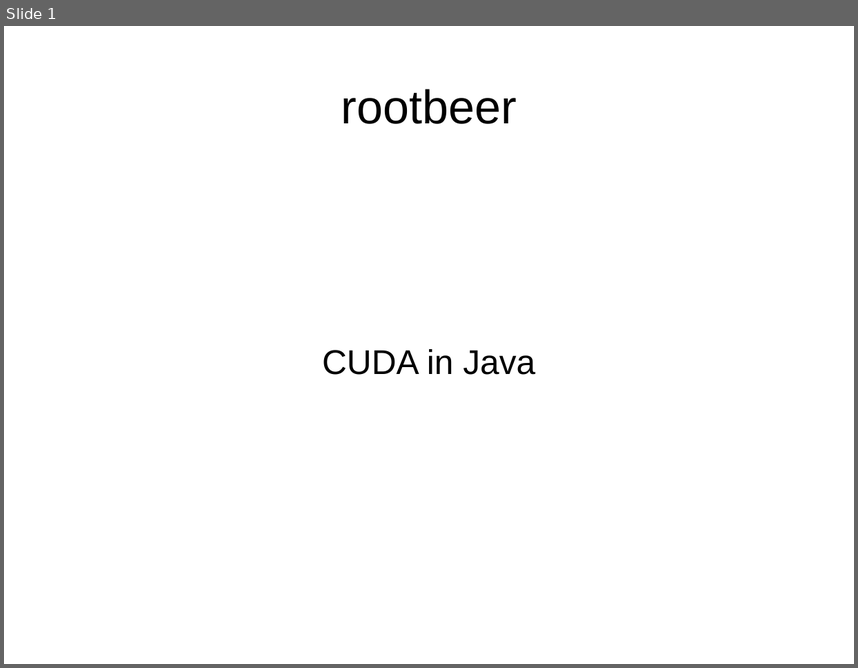
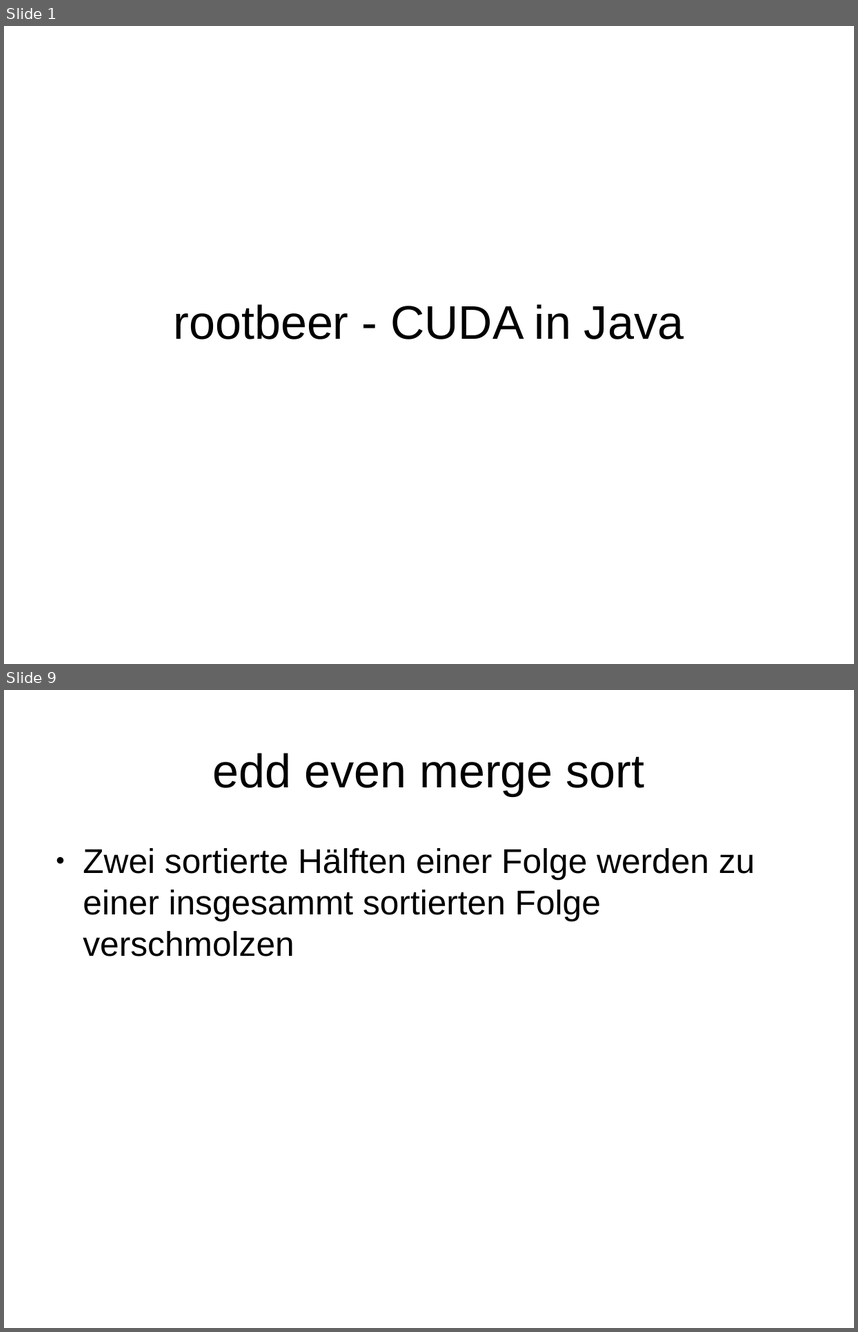
Before and after one commit to Plastefuchs/rootbeer-perf, a slide deck: docs/rootbeer Präsentation.odp. Shown one above the other, each under a label of ours: slide 1 before the commit, slides 1 and 9 after it; the slides between them are not shown. The pictures are 858x668 and 858x1332 pixels, drawn with LibreOffice and Linux fonts; fonts in the diff are those of the drawing. Boxes give left, top, right and bottom in pixels: in the first picture for what was removed or moved away, otherwise in the second. Text is boxed around its words. In the diff, an @@ line names an element or a change of style, - is before the commit and + after.

```diff
--- a/docs/rootbeer Präsentation.odp
+++ b/docs/rootbeer Präsentation.odp
@@ slide 9 added at <box>4,690,854,1328</box>, background #FFFFFF @@
@@ title added at <box>212,753,645,796</box>, 44 pt, text #000000 @@
+edd even merge sort
@@ text added at <box>83,848,755,956</box>, 32 pt, text #000000 @@
+● Zwei sortierte Hälften einer Folge werden zu einer insgesammt sortierten Folge verschmolzen
@@ slide 1 changed as well @@
@@ title removed at <box>341,89,517,124</box> @@
-rootbeer
@@ title at <box>174,304,684,339</box>: text changed; size 32 to 44 pt @@
-CUDA in Java
+rootbeer - CUDA in Java
```
Also in this commit, not shown: 11 other slides added, 4 other files.
